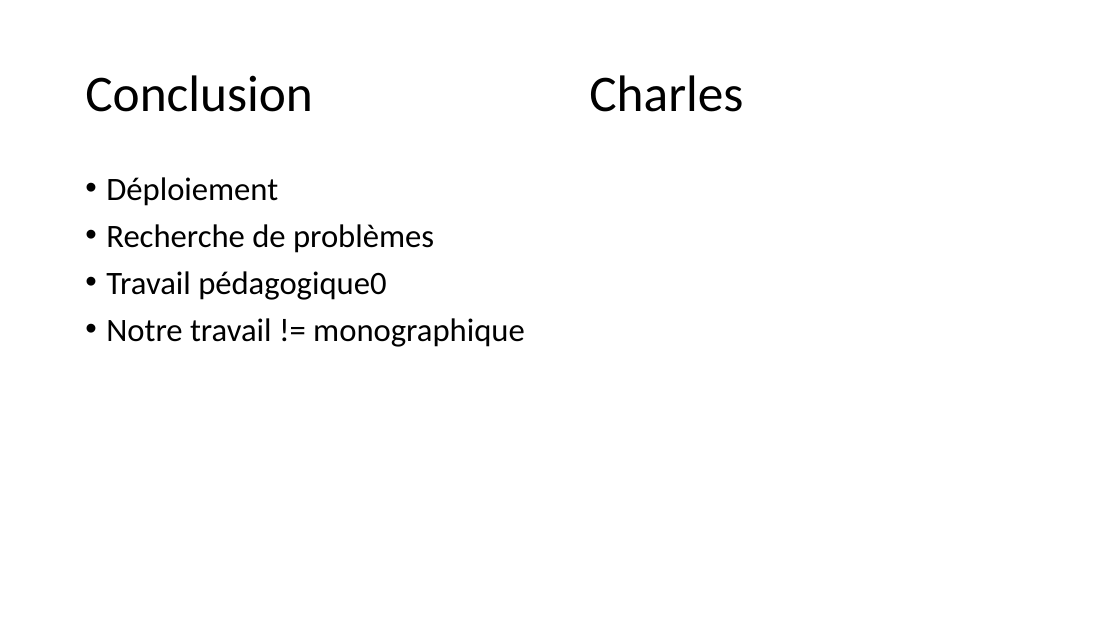
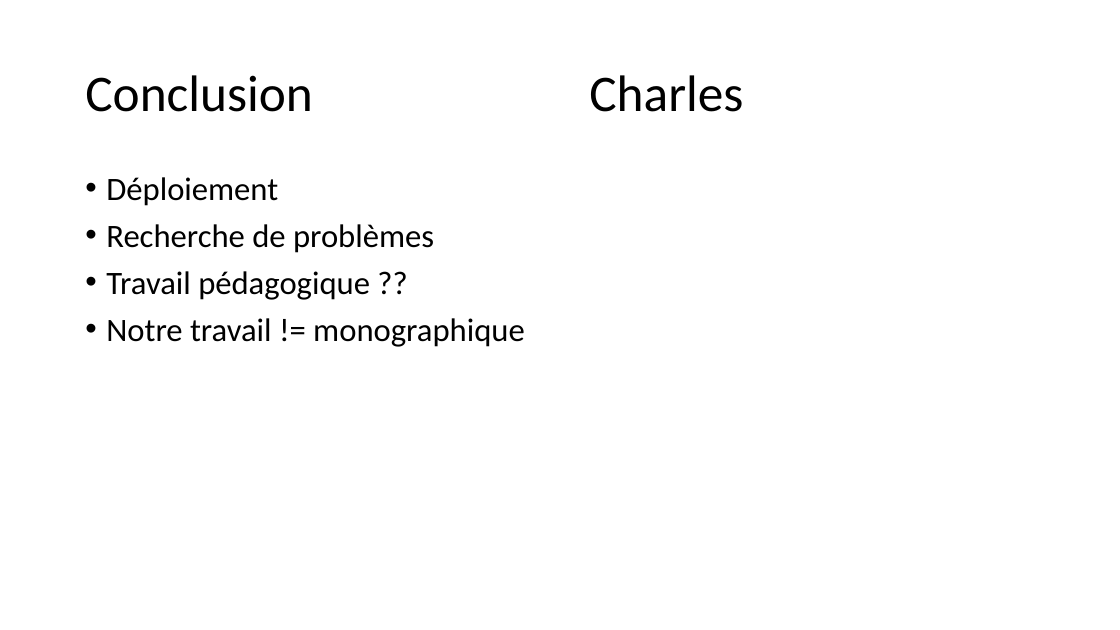
Before and after one commit to GRnice/ConcoursJuin, a slide deck: slide 14 of rapport/presentation.pptx. Drawn at 1120x630 pixels with LibreOffice and Linux fonts; fonts in the diff are those of the drawing. Boxes give left, top, right and bottom in pixels: in the first picture for what was removed or moved away, otherwise in the second. Text is boxed around its words. In the diff, an @@ line names an element or a change of style, - is before the commit and + after.

```diff
--- a/rapport/presentation.pptx
+++ b/rapport/presentation.pptx
@@ text at bbox=[106, 271, 370, 300]: text changed @@
-• Travail pédagogique0
+• Travail pédagogique ??
```
Also in this commit, not shown: 3 other slides changed.
